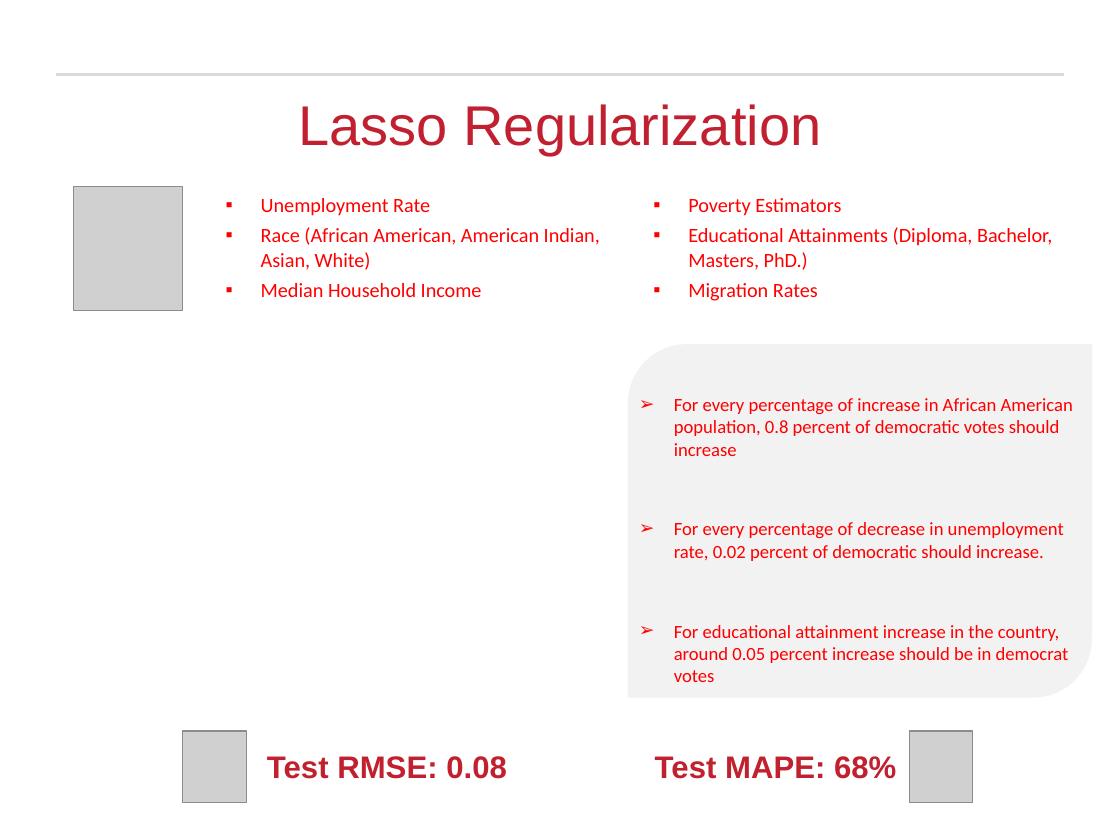
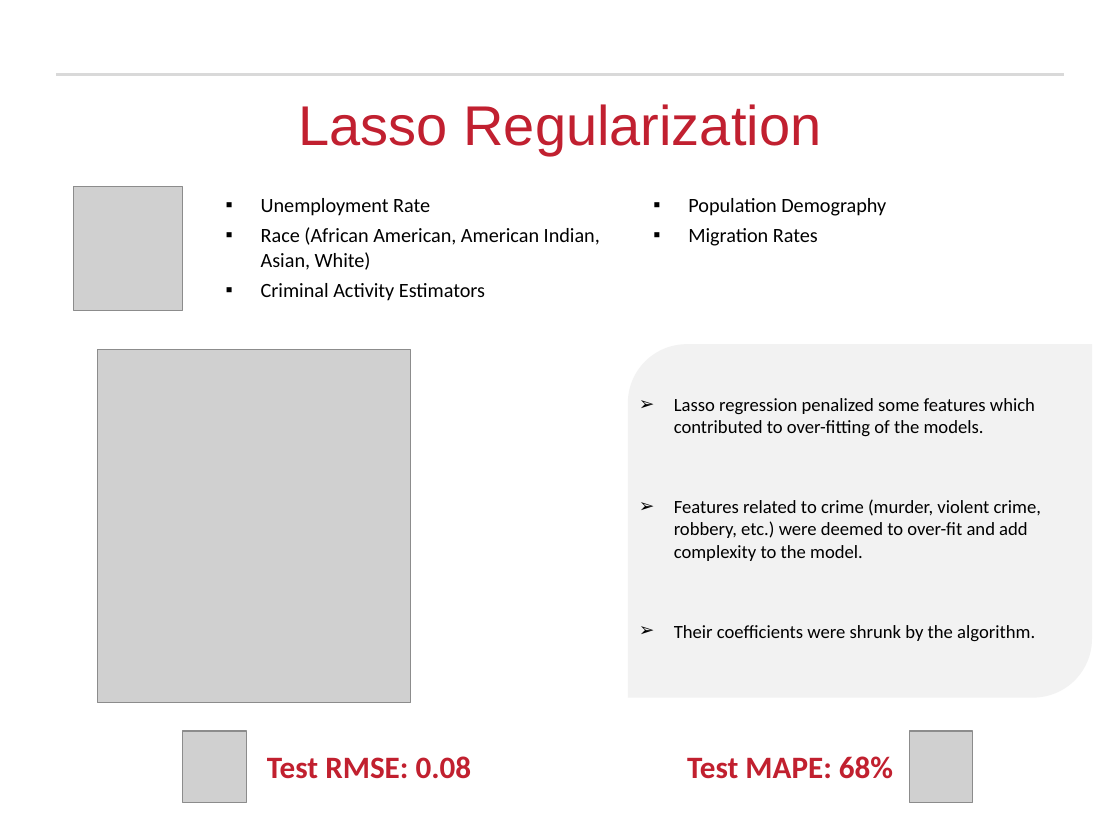
Before and after one commit to rajakash31/Presidential_Election_2016_Classification, a slide deck: slide 12 of Final Submission/Presidential Election Analysis_Final.pptx. Drawn at 1120x840 pixels with LibreOffice and Linux fonts; fonts in the diff are those of the drawing; grey boxes stand for pictures; background and template pictures are left out. Boxes give left, top, right and bottom in pixels: in the first picture for what was removed or moved away, otherwise in the second. Text is boxed around its words. In the diff, an @@ line names an element or a change of style, - is before the commit and + after.

```diff
--- a/Final Submission/Presidential Election Analysis_Final.pptx
+++ b/Final Submission/Presidential Election Analysis_Final.pptx
@@ text at (x1=261, y1=198, x2=600, y2=270): text colour #FF0000 to #000000 in "Unemployment Rate", "Race (African American, American Indian, Asian, White)", "Migration Rates" @@
@@ text at (x1=261, y1=283, x2=485, y2=301): text changed; text colour #FF0000 to #000000 @@
-▪ Median Household Income
-▪ Poverty Estimators
-▪ Educational Attainments (Diploma, Bachelor, Masters, PhD.)
+▪ Criminal Activity Estimators
+▪ Population Demography
@@ picture added at (x1=97, y1=349, x2=411, y2=703) @@
@@ text removed at (x1=674, y1=398, x2=1073, y2=682) @@
-➢ For every percentage of increase in African American population, 0.8 percent of democratic votes should increase
-➢ For every percentage of decrease in unemployment rate, 0.02 percent of democratic should increase.
-➢ For educational attainment increase in the country, around 0.05 percent increase should be in democrat votes
@@ text added at (x1=674, y1=398, x2=1041, y2=642), 12 pt, text #000000 @@
+➢ Lasso regression penalized some features which contributed to over-fitting of the models.
+➢ Features related to crime (murder, violent crime, robbery, etc.) were deemed to over-fit and add complexity to the model.
+➢ Their coefficients were shrunk by the algorithm.
@@ text "Test RMSE: 0.08 Test MAPE: ..." at (x1=267, y1=756, x2=893, y2=779): font Arial to Calibri @@
```
Also in this commit, not shown: 2 other slides changed, 1 slide added, 1 other file.
